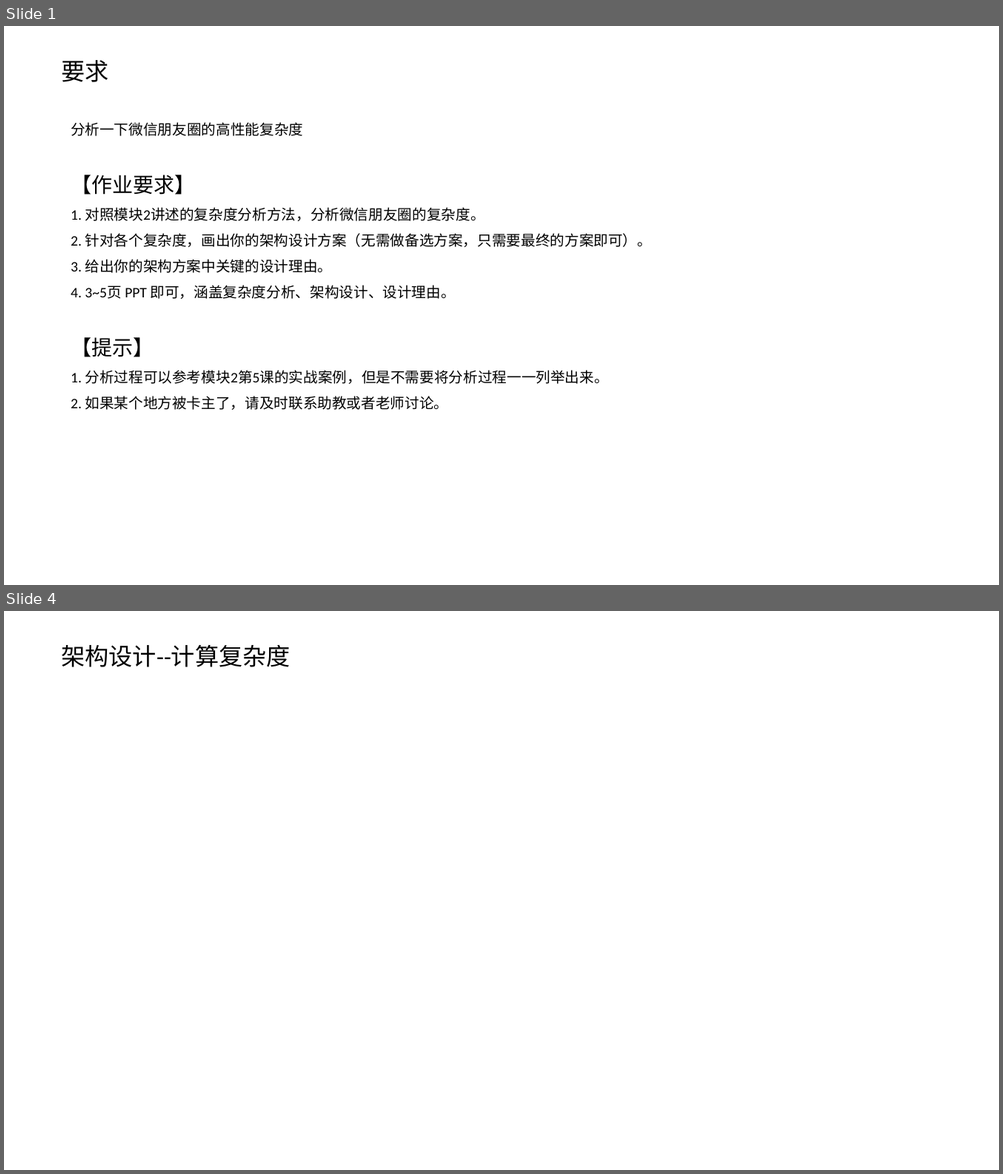
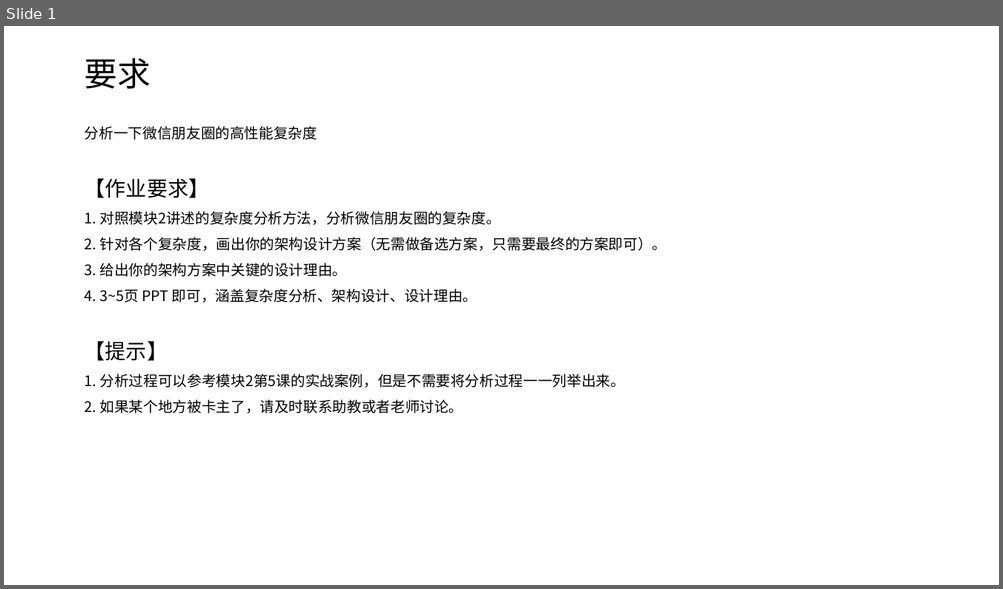
Before and after one commit to snowwolf-lw/learn-architecture, a slide deck: 模块二作业/微信朋友圈复杂度.pptx. Shown one above the other, each under a label of ours: slides 1 and 4 before the commit, slide 1 after it; the slides between them are not shown. The pictures are 1003x1174 and 1003x589 pixels, drawn with LibreOffice and Linux fonts; fonts in the diff are those of the drawing. Boxes give left, top, right and bottom in pixels: in the first picture for what was removed or moved away, otherwise in the second. Text is boxed around its words. In the diff, an @@ line names an element or a change of style, - is before the commit and + after.

Commit message:
交作业

```diff
--- a/模块二作业/微信朋友圈复杂度.pptx
+++ b/模块二作业/微信朋友圈复杂度.pptx
@@ slide 4 removed at (x1=4, y1=611, x2=999, y2=1170), background #FFFFFF @@
@@ subtitle removed at (x1=61, y1=645, x2=290, y2=667) @@
-架构设计--计算复杂度
@@ slide 1 changed as well @@
@@ subtitle "要求" moved from (x1=61, y1=60, x2=108, y2=82) to (x1=85, y1=58, x2=151, y2=89) @@
@@ subtitle "要求" at (x1=85, y1=58, x2=151, y2=89): size 23 to 32 pt, font Calibri to Noto Sans CJK SC @@
@@ text "分析一下微信朋友圈的高性能复杂度" moved from (x1=71, y1=122, x2=652, y2=410) to (x1=85, y1=126, x2=667, y2=414) @@
@@ text "分析一下微信朋友圈的高性能复杂度" at (x1=85, y1=126, x2=667, y2=414): font Calibri to Noto Sans CJK SC @@
```
Also in this commit, not shown: 2 other slides changed, 3 slides added, 3 other slides removed.
